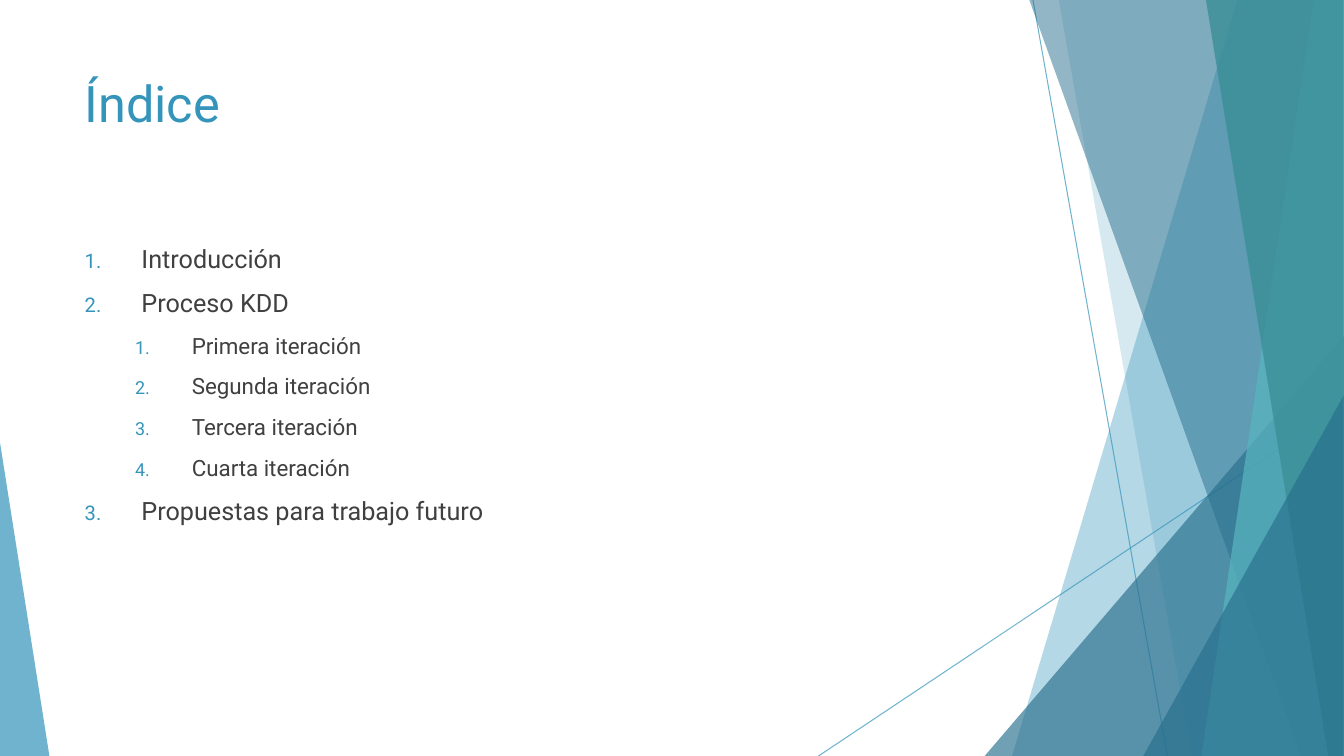
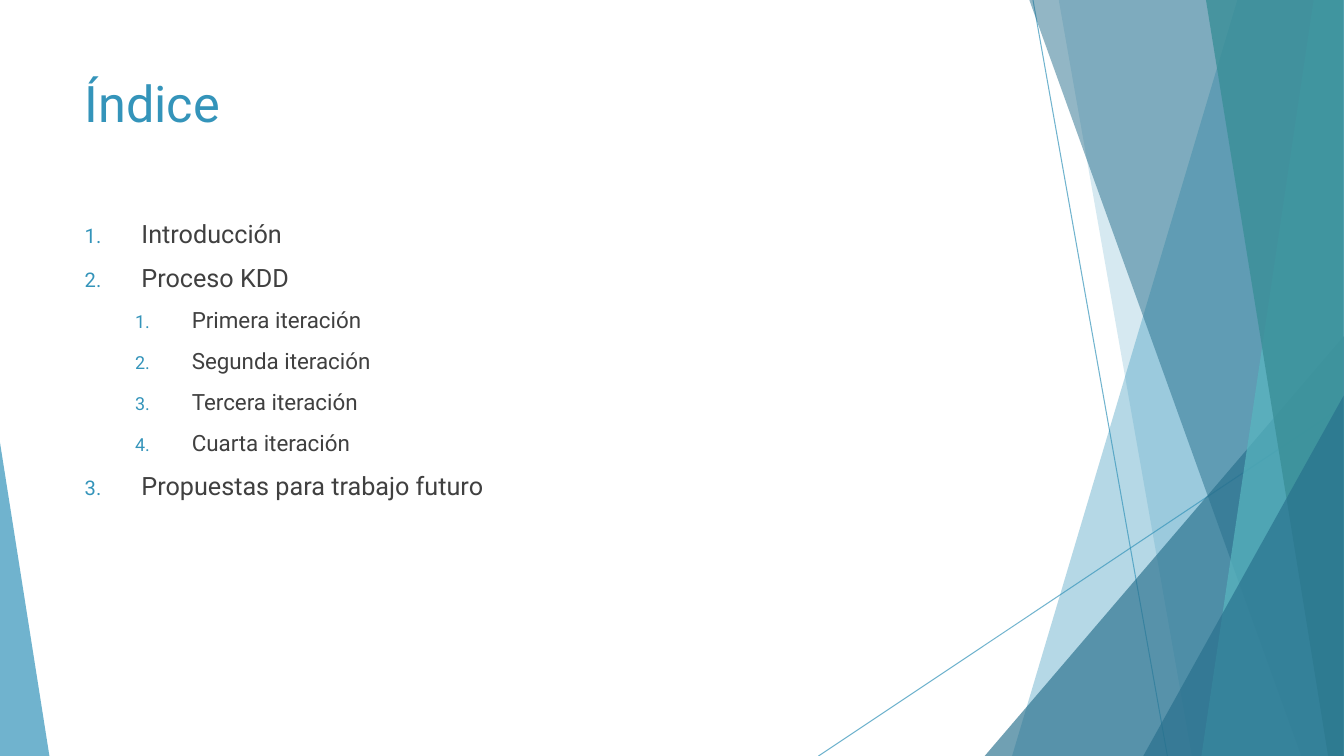
Before and after one commit to Geadalu/DataMiningHealth, a slide deck: slide 2 of Presentación DataMiningHealth.pptx. Drawn at 1344x756 pixels with LibreOffice and Linux fonts; fonts in the diff are those of the drawing. Boxes give left, top, right and bottom in pixels: in the first picture for what was removed or moved away, otherwise in the second. Text is boxed around its words. In the diff, an @@ line names an element or a change of style, - is before the commit and + after.

```diff
--- a/Presentación DataMiningHealth.pptx
+++ b/Presentación DataMiningHealth.pptx
@@ text "Introducción": place and size @@
-text "Introducción" at bbox=[141, 249, 483, 526]
+text "Introducción" at bbox=[141, 224, 483, 501]
```
Also in this commit, not shown: 18 other slides changed, 24 slides added, 4 other files.
